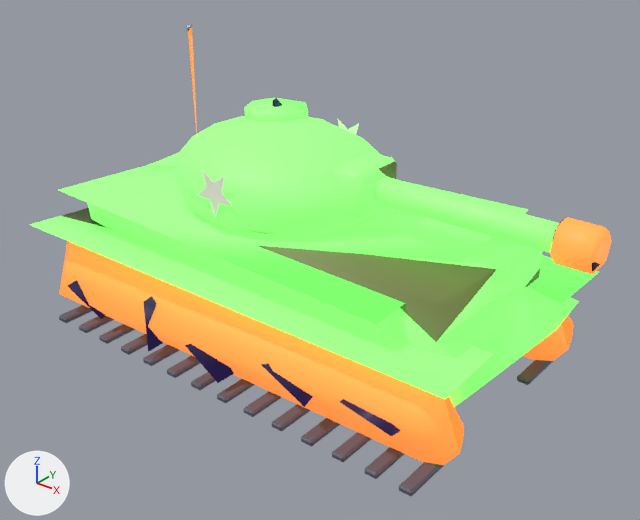
The glTF model public/models/lod2/tank.glb, before and after one commit.
The view is the same before and after, from a 50 mm lens placed at (6.41, -7.62, 5.9), pointed at (0.5, -0.23, 1.32). Arrows for +X, +Y and +Z are at lower left; the lights stay in place. The picture after the commit comes second. Where no turn or scale is listed for an object, it has been applied to the vertices. Vertices at exactly the same position are counted once.

The first picture shows 'barrel.011', 'tank.014', 'turret.006'.
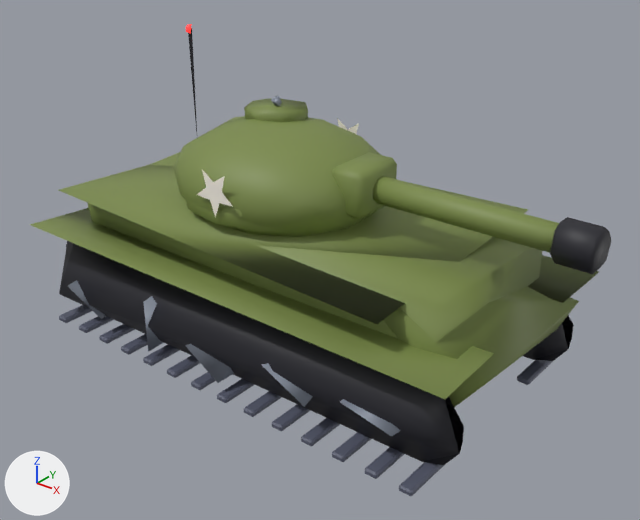
Where the newer file only moved an object's origin or applied its transform, the numbers keep the older frame.

Pixel boxes (x1, y1, x2, y2) of what changed, in the pictures (640 x 520 px; the box of a moved part takes in the faces that stretch with it):
'turret.006', reshaped: before (174, 25, 397, 236); after (174, 24, 397, 237)
part 1 of me_barrel_011, surface changed (darker): (373, 176, 611, 274) in both
part 2 of me_turret_006, rebuilt (9% wider, 10% taller): before (272, 98, 282, 107); after (271, 96, 282, 106)
part 3 of me_turret_006, moved or reshaped: before (174, 116, 380, 236); after (174, 116, 380, 237)
part 4 of me_turret_006, moved or reshaped: before (186, 25, 192, 33); after (186, 24, 192, 33)
part 5 of me_turret_006, surface changed: (186, 28, 397, 234) in both
part 6 of me_tank_014, surface changed (darker): (30, 153, 599, 493) in both

Edits to the bpy script that builds the scene:
```text
Change me_barrel_011:
    where me_barrel_011.from_pydata(...)  # 54 vertices, 100 faces; spans x -1.42..1.42, y -0.24..0.24, z -0.23..0.23
    used by ob_barrel_011; location = (2.32, 0.0, 2.3)
    me_barrel_011 part 1: texture (UV) coordinates of 100 of 100 faces, centred in x -1.42..1.42, y -0.23..0.23, z -0.21..0.22, changed; they spanned u 0.44..0.81, v 0.5..0.5 and now span u 0.44..0.81, v 0.58..0.58
Change me_turret_006:
    used by ob_turret_006; location = (-0.25, 0.0, 2.69)
    remove me_turret_006.from_pydata(...)  # 218 vertices, 382 faces; spans x -1.42..1.42, y -1.22..1.22, z -1.19..1.19
    add me_turret_006.from_pydata(...)  # 218 vertices, 382 faces; spans x -1.41..1.42, y -1.22..1.22, z -1.19..1.21
    me_turret_006 part 2: the loose piece of 6 vertices spanning x -0.4..-0.28, y 0.23..0.35, z 0.16..0.26 is rebuilt with 6 vertices and now spans x -0.4..-0.28, y 0.25..0.37, z 0.18..0.31
    me_turret_006 part 3: 10 vertices moved from x -1.4..1.1, y -0.69..1.14, z -1.07..-0.18 to x -1.26..1.07, y -0.61..1.16, z -1.12..-0.18; 59 vertices removed from x -1.42..1.31, y -1.2..1.14, z -1.19..0.12; 58 vertices added at x -1.41..1.29, y -1.18..1.11, z -1.19..0.12
    me_turret_006 part 4: 2 vertices removed from x -0.96..-0.95, y -0.53..-0.45, z 1.11..1.19; 3 vertices added at x -0.96..-0.92, y -0.55..-0.48, z 1.11..1.21
    me_turret_006 part 5: 196 kept faces spanning x -1.35..1.42, y -1.22..1.22, z -1.02..1.16 get new texture (UV) coordinates
Change me_tank_014:
    where me_tank_014.from_pydata(...)  # 781 vertices, 1374 faces; spans x -3.16..3.16, y -1.73..1.73, z -0.92..0.92
    used by ob_tank_014; location = (0.04, 0.0, 0.91)
    me_tank_014 part 6: texture (UV) coordinates of 1374 of 1374 faces, centred in x -3.13..3.09, y -1.73..1.73, z -0.92..0.87, changed; they spanned u 0.44..0.94, v 0.5..0.9 and now span u 0.44..0.94, v 0.58..0.92
```
